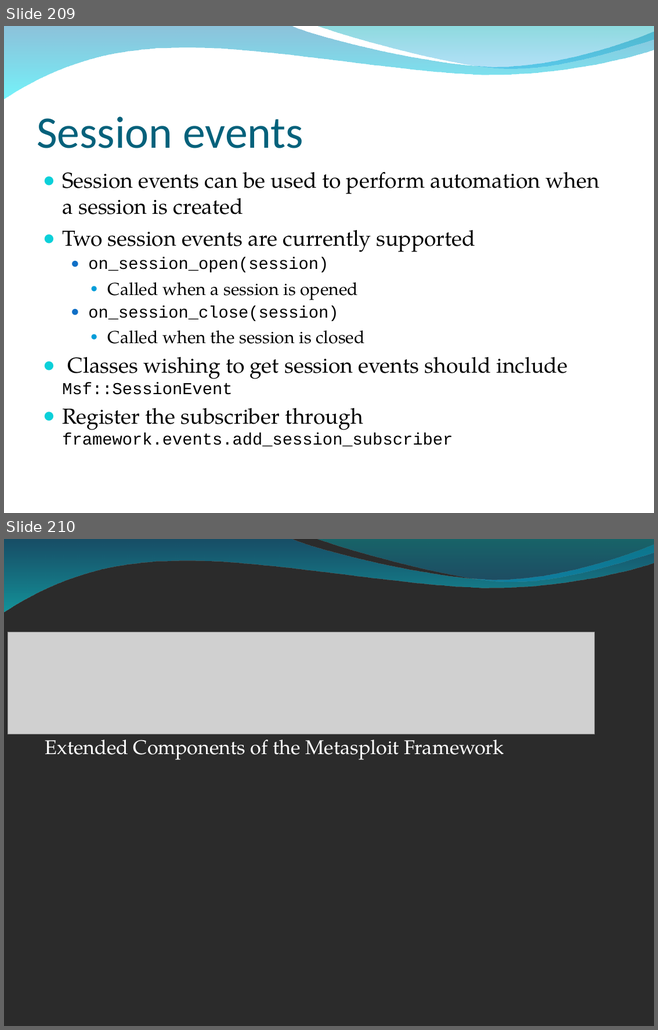
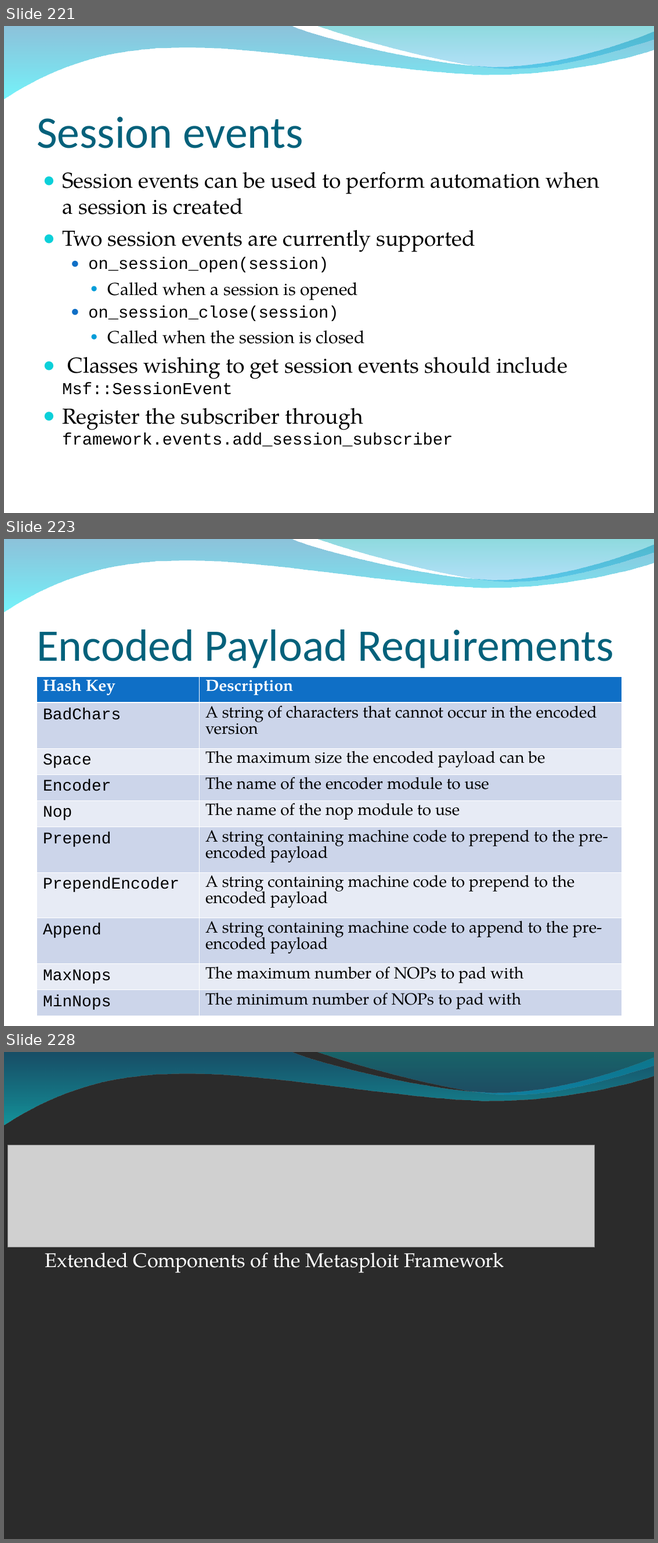
Before and after one commit to radar-webhook-testing/metasploit-framework-commits, a slide deck: dev/materials/msf3_internals_training/slides/bh_training_deck.ppt. Shown one above the other, each under a label of ours: slides 209 and 210 before the commit, slides 221, 223 and 228 after it; the slides between them are not shown. The pictures are 658x1030 and 658x1543 pixels, drawn with LibreOffice and Linux fonts; fonts in the diff are those of the drawing; grey boxes stand for pictures; background and template pictures are left out; a plain dark background stands for a picture behind light text. Boxes give left, top, right and bottom in pixels: in the first picture for what was removed or moved away, otherwise in the second. Text is boxed around its words. In the diff, an @@ line names an element or a change of style, - is before the commit and + after.

```diff
--- a/dev/materials/msf3_internals_training/slides/bh_training_deck.ppt
+++ b/dev/materials/msf3_internals_training/slides/bh_training_deck.ppt
@@ slide 223 added at box(4, 539, 654, 1026), background picture (left out); not listed: 2 template elements that a slide beside it also shows @@
@@ title added at box(36, 629, 614, 668), 50 pt, text #04617B @@
+Encoded Payload Requirements
@@ table added at box(36, 676, 621, 1016), 10 rows, 2 columns @@
+Hash Key | Description
+BadChars | A string of characters that cannot occur in the encoded version
+Space | The maximum size the encoded payload can be
+Encoder | The name of the encoder module to use
+Nop | The name of the nop module to use
+Prepend | A string containing machine code to prepend to the pre-encoded payload
+PrependEncoder | A string containing machine code to prepend to the encoded payload
+Append | A string containing machine code to append to the pre-encoded payload
+MaxNops | The maximum number of NOPs to pad with
+MinNops | The minimum number of NOPs to pad with
@@ what was slide 209 is now slide 221 @@
@@ what was slide 210 is now slide 228 @@
```
Also in this commit, not shown: 6 slides changed, 21 other slides added, 4 slides removed.
